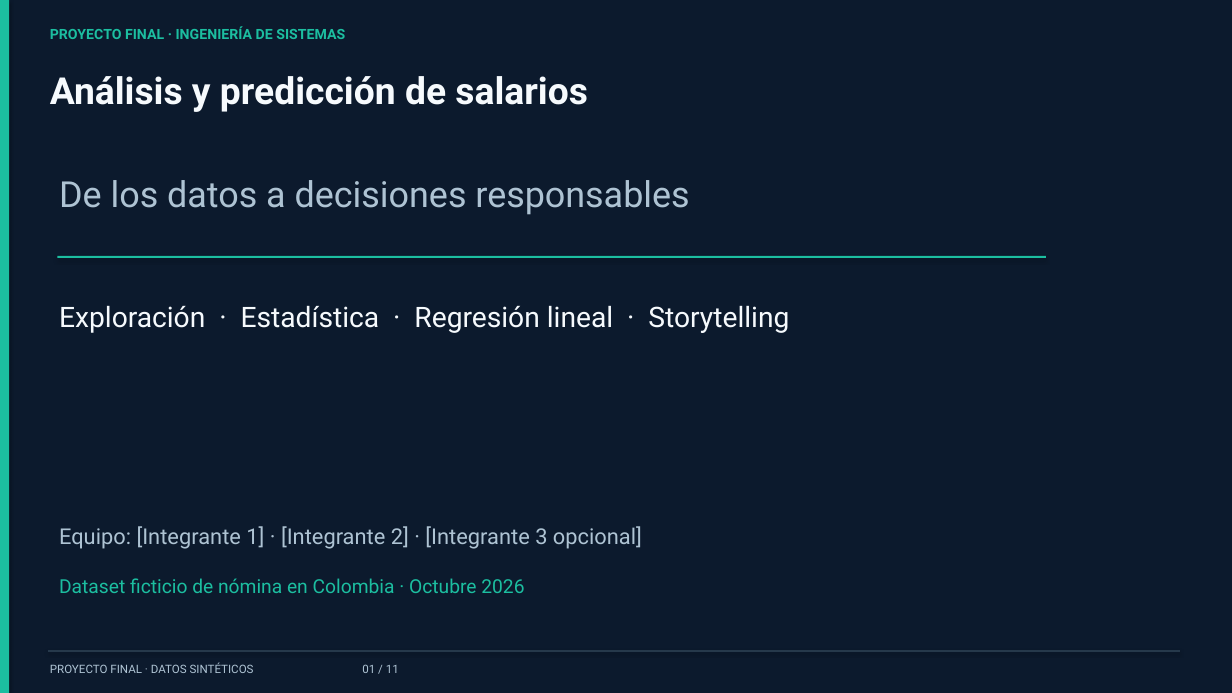
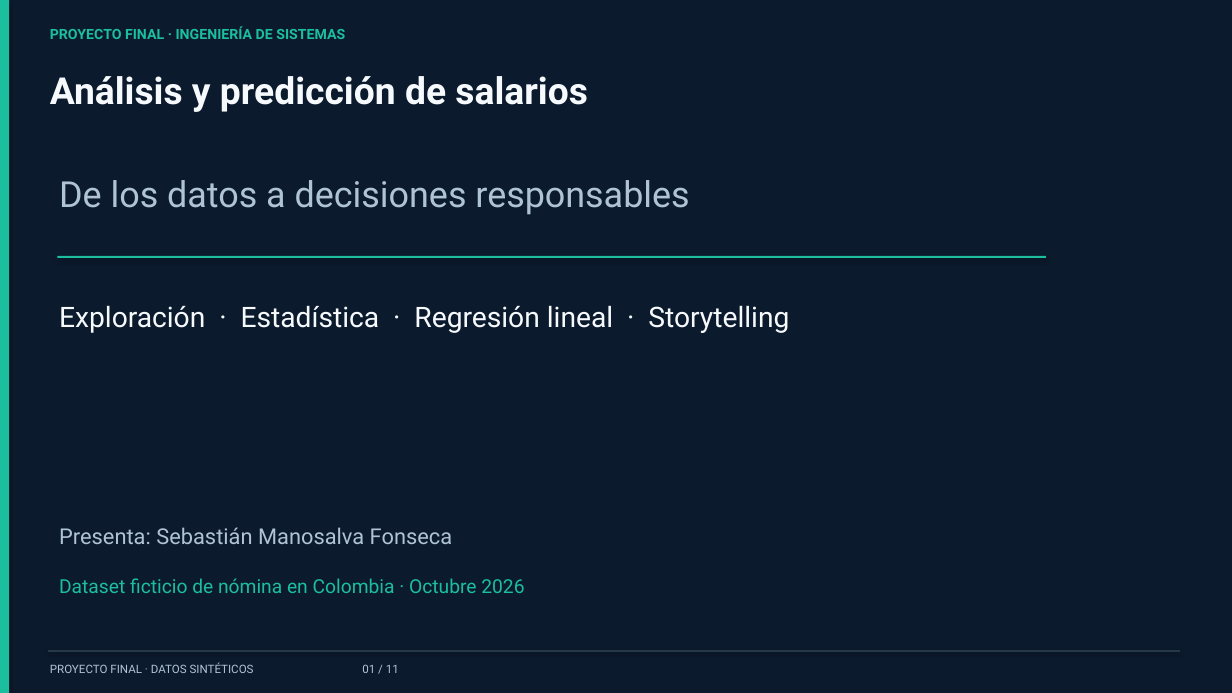
Before and after one commit to manosalvajoan/Proyecto-final-ciencia-de-datos, a slide deck: slide 1 of presentacion/Proyecto_Final_Analisis_Salarios.pptx. Drawn at 1232x693 pixels with LibreOffice and Linux fonts; fonts in the diff are those of the drawing. Boxes give left, top, right and bottom in pixels: in the first picture for what was removed or moved away, otherwise in the second. Text is boxed around its words. In the diff, an @@ line names an element or a change of style, - is before the commit and + after.

```diff
--- a/presentacion/Proyecto_Final_Analisis_Salarios.pptx
+++ b/presentacion/Proyecto_Final_Analisis_Salarios.pptx
@@ text at box(59, 527, 453, 544): text changed @@
-Equipo: [Integrante 1] · [Integrante 2] · [Integrante 3 opcional]
+Presenta: Sebastián Manosalva Fonseca
```
Also in this commit, not shown: 1 other slide changed, 1 other file.
